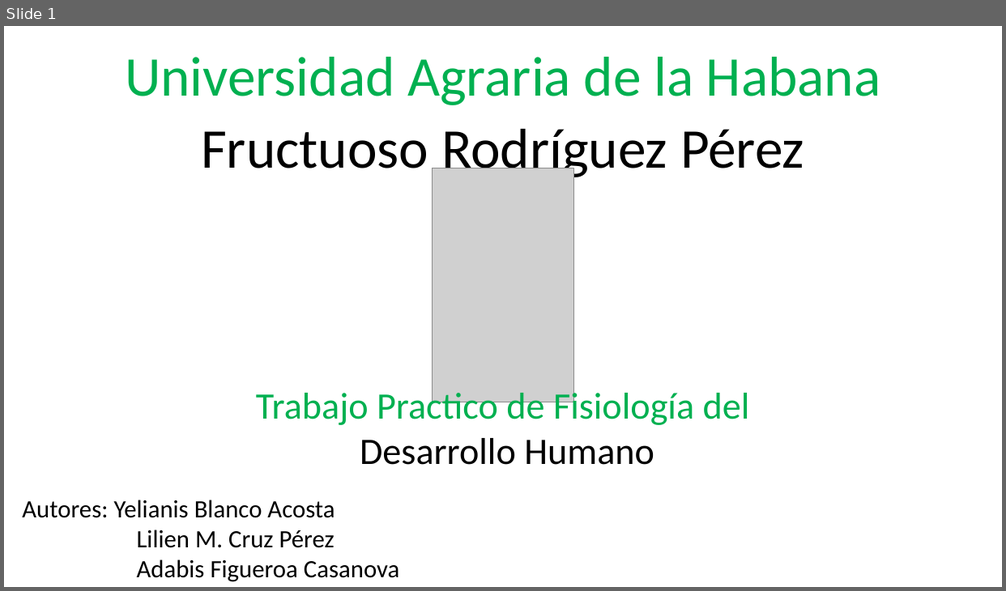
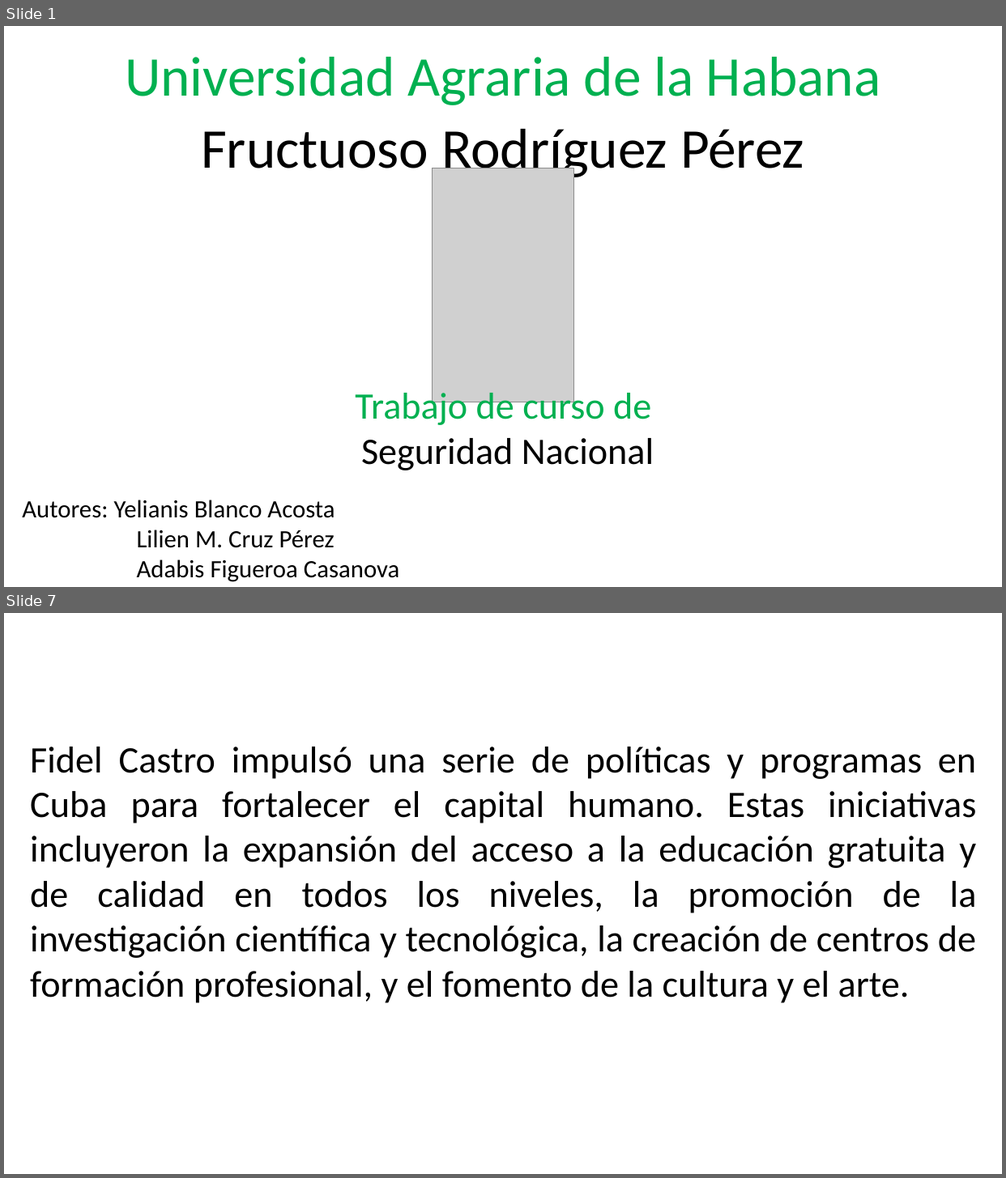
Before and after one commit to yeli120498/yeli120498, a slide deck: Ier Semestre/Seguridad Nacional/Presentacion de seguridad nacionañ.pptx. Shown one above the other, each under a label of ours: slide 1 before the commit, slides 1 and 7 after it; the slides between them are not shown. The pictures are 1006x591 and 1006x1178 pixels, drawn with LibreOffice and Linux fonts; fonts in the diff are those of the drawing; grey boxes stand for pictures. Boxes give left, top, right and bottom in pixels: in the first picture for what was removed or moved away, otherwise in the second. Text is boxed around its words. In the diff, an @@ line names an element or a change of style, - is before the commit and + after.

Commit message:
Presentacion y distribucion de la presentacion del trabajo de seguridad nacional

```diff
--- a/Ier Semestre/Seguridad Nacional/Presentacion de seguridad nacionañ.pptx
+++ b/Ier Semestre/Seguridad Nacional/Presentacion de seguridad nacionañ.pptx
@@ slide 7 added at (4, 613, 1002, 1174), background #FFFFFF @@
@@ text added at (30, 747, 977, 1003), 36 pt, text #000000 @@
+Fidel Castro impulsó una serie de políticas y programas en Cuba para fortalecer el capital humano. Estas iniciativas incluyeron la expansión del acceso a la educación gratuita y de calidad en todos los niveles, la promoción de la investigación científica y tecnológica, la creación de centros de formación profesional, y el fomento de la cultura y el arte.
@@ slide 1 changed as well @@
@@ text at (355, 388, 654, 471): text changed; text colour #00B050 to #000000 @@
-Trabajo Practico de Fisiología del
-Desarrollo Humano
+Trabajo de curso de
+Seguridad Nacional
```
Also in this commit, not shown: 1 other slide changed, 6 other slides added, 12 slides removed, 1 other file.
